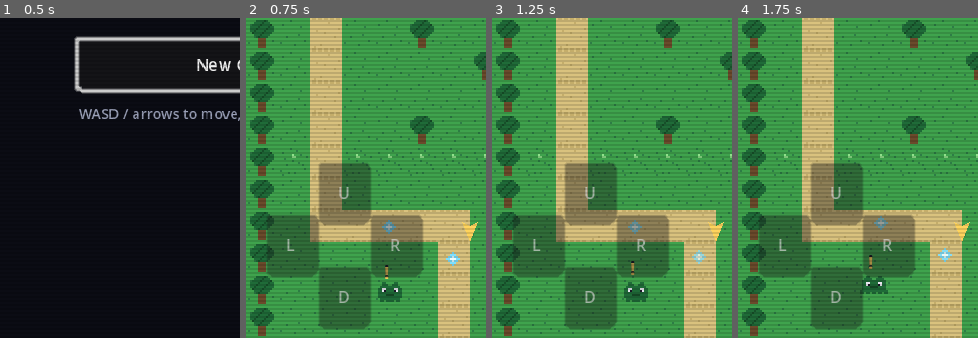
Above: before the commit, frames 1-4 (left to right).
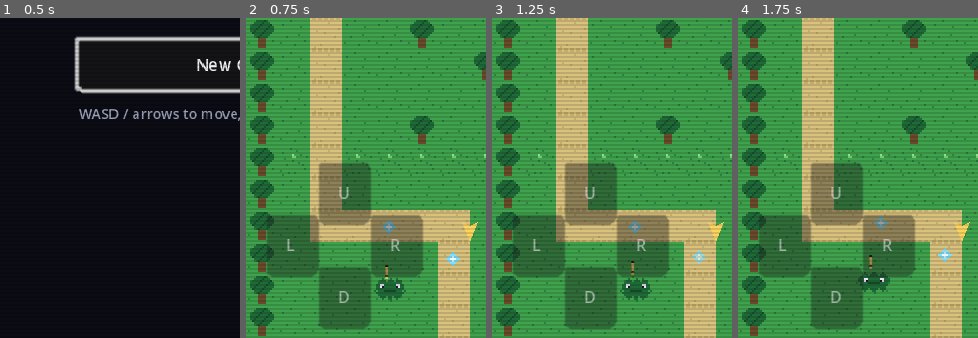
Above: after the commit, the same moments.

Repository: danieltalbert/danieltalbert
Game: Godot game, scene res://scenes/main.tscn
The game is run twice, just before and just after one commit, with the same random seed, the same clock (stepped at 60 frames per second) and the same inputs.
Inputs:
- Up to frame 1 (0.5 s): no input
- Up to frame 2 (0.75 s): click "New Game" at 0.5 s
- Up to frame 3 (1.25 s): no input
- Up to frame 4 (1.75 s): click "MAP" at 1.25 s
The pictures show only the part of the screen within x 0-50%, y 50-100%; the shares and areas given below are measured in that part.

Frame 1 is identical in both runs. In frame 2, 0.4% of the frame differs, in the area x 53-67%, y 81-89%; in frame 3, 0.4%; in frame 4, 0.4%, in the area x 50-64%, y 79-87%.

Commit message:
Neural Quest: monster body variety
Three monster body types (blob, spiked, wisp) cycled by world id with
per-act palette tinting, and a bounds guard in the pixel map reader.

Co-Authored-By: Claude Fable 5 <noreply@anthropic.com>
Claude-Session: https://claude.ai/code/session_01WW4vMXx2J1G5UnBsoNkFKe

Diff:
--- a/neural-quest/art/pixel_art.gd
+++ b/neural-quest/art/pixel_art.gd
@@ -177,6 +177,78 @@
 	"................",
 	"................"]
 
+const SPIKE_MAP_0 := [
+	"................",
+	"................",
+	"....m...m..m....",
+	"...mmm.mmm.mmm..",
+	"..mmmmmmmmmmmm..",
+	".mmwwmmmmmmwwmm.",
+	".mmwemmmmmmewmm.",
+	".mmmmmmmmmmmmmm.",
+	"m.mmmkkkkkkmmm.m",
+	".mmmmmmmmmmmmmm.",
+	"..mmmmmmmmmmmm..",
+	"...mmm.mm.mmm...",
+	"....m..mm..m....",
+	"................",
+	"................",
+	"................"]
+
+const SPIKE_MAP_1 := [
+	"................",
+	"................",
+	"................",
+	"...m...mm...m...",
+	"..mmm.mmmm.mmm..",
+	".mmmmmmmmmmmmmm.",
+	"mmmwwmmmmmmwwmmm",
+	"mmmwemmmmmmewmmm",
+	".mmmmkkkkkkmmmm.",
+	".mmmmmmmmmmmmmm.",
+	"..mmmmmmmmmmmm..",
+	"..mmm.mmmm.mmm..",
+	"...m...mm...m...",
+	"................",
+	"................",
+	"................"]
+
+const WISP_MAP_0 := [
+	"................",
+	".......mm.......",
+	"......mmmm......",
+	".....mmmmmm.....",
+	"....mmmmmmmm....",
+	"...mmwwmmwwmm...",
+	"...mmwemmewmm...",
+	"...mmmmmmmmmm...",
+	"...mmkkkkkkmm...",
+	"....mmmmmmmm....",
+	".....mmmmmm.....",
+	"....mm.mm.mm....",
+	"...m..m..m..m...",
+	"................",
+	"................",
+	"................"]
+
+const WISP_MAP_1 := [
+	"................",
+	".......mm.......",
+	"......mmmm......",
+	".....mmmmmm.....",
+	"....mmmmmmmm....",
+	"...mmwwmmwwmm...",
+	"...mmwemmewmm...",
+	"...mmmmmmmmmm...",
+	"...mmkkkkkkmm...",
+	"....mmmmmmmm....",
+	"....mmmmmm......",
+	"...mm.mm.mm.....",
+	"..m..m..m..m....",
+	"................",
+	"................",
+	"................"]
+
 const GLITCH_MAP_0 := [
 	"................",
 	".......g........",
@@ -248,7 +320,7 @@
 	var img := Image.create(w, h, false, Image.FORMAT_RGBA8)
 	for y in h:
 		var row: String = rows[y]
-		for x in w:
+		for x in mini(w, row.length()):
 			var ch := row[x]
 			if colors.has(ch):
 				img.set_pixel(x, y, colors[ch])
@@ -274,12 +346,18 @@
 	return tex_from_map(TUTOR_MAP, colors)
 
 
-static func monster_textures(body: Color) -> Array:
+static func monster_textures(body: Color, variant: int = 0) -> Array:
 	var colors := {
 		"m": body, "w": Color("#e8e6f0"), "e": Color("#1a1626"),
 		"k": body.darkened(0.35),
 	}
-	return [tex_from_map(MONSTER_MAP_0, colors), tex_from_map(MONSTER_MAP_1, colors)]
+	var maps := [
+		[MONSTER_MAP_0, MONSTER_MAP_1],
+		[SPIKE_MAP_0, SPIKE_MAP_1],
+		[WISP_MAP_0, WISP_MAP_1],
+	]
+	var pair: Array = maps[clampi(variant, 0, maps.size() - 1)]
+	return [tex_from_map(pair[0], colors), tex_from_map(pair[1], colors)]
 
 
 static func glitch_textures() -> Array:
--- a/neural-quest/scenes/monster.gd
+++ b/neural-quest/scenes/monster.gd
@@ -12,7 +12,7 @@
 	super()
 	var act: Dictionary = ContentDb.act_for_world(world_id)
 	var body := Color(str(act.get("palette", {}).get("obstacle_b", "#888888")))
-	_textures = PixelArt.monster_textures(body)
+	_textures = PixelArt.monster_textures(body, world_id % 3)
 	sprite.texture = _textures[0]
 	indicator.text = "!"
 	_refresh()
